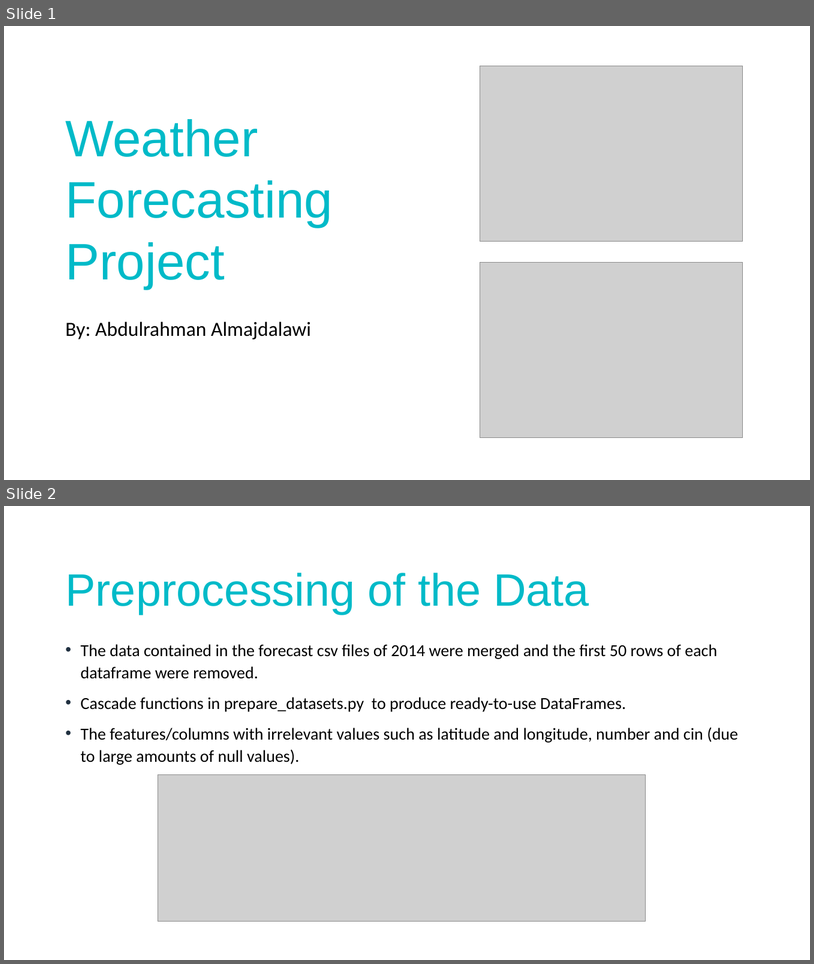
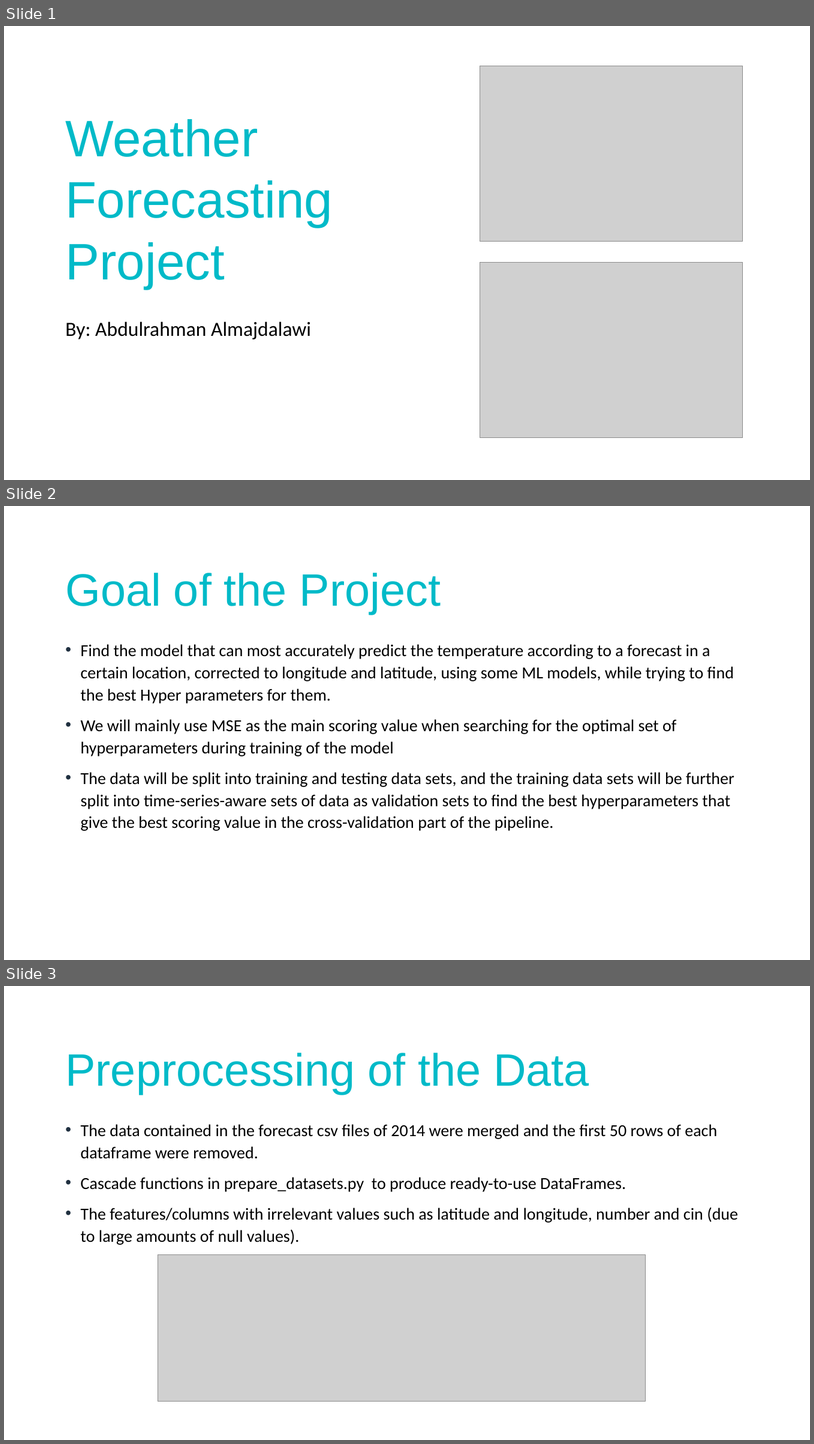
Before and after one commit to amajdalawi/TAIProject, a slide deck: Weather Forecasting Project.pptx. Shown one above the other, each under a label of ours: slides 1 and 2 before the commit, slides 1, 2 and 3 after it. The pictures are 814x964 and 814x1444 pixels, drawn with LibreOffice and Linux fonts; fonts in the diff are those of the drawing; grey boxes stand for pictures. Boxes give left, top, right and bottom in pixels: in the first picture for what was removed or moved away, otherwise in the second. Text is boxed around its words. In the diff, an @@ line names an element or a change of style, - is before the commit and + after.

Commit message:
add slides to presentation

```diff
--- a/Weather Forecasting Project.pptx
+++ b/Weather Forecasting Project.pptx
@@ slide 2 added at box(4, 506, 810, 960), background #FFFFFF @@
@@ title added at box(65, 573, 441, 614), 54 pt, text gradient #00BAC8 to #203040 @@
+Goal of the Project
@@ text added at box(81, 644, 735, 831), 20 pt, text #000000 @@
+• Find the model that can most accurately predict the temperature according to a forecast in a certain location, corrected to longitude and latitude, using some ML models, while trying to find the best Hyper parameters for them.
+• We will mainly use MSE as the main scoring value when searching for the optimal set of hyperparameters during training of the model
+• The data will be split into training and testing data sets, and the training data sets will be further split into time-series-aware sets of data as validation sets to find the best hyperparameters that give the best scoring value in the cross-validation part of the pipeline.
@@ what was slide 2 is now slide 3 @@
```
Also in this commit, not shown: 1 other slide added, 1 other file.
